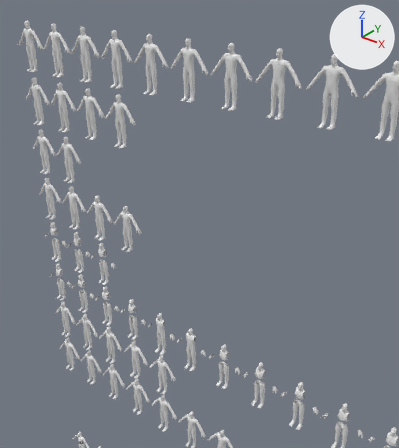
One commit to the Blender file Attires/Attires_ALL.blend: the scene before it, then after it.
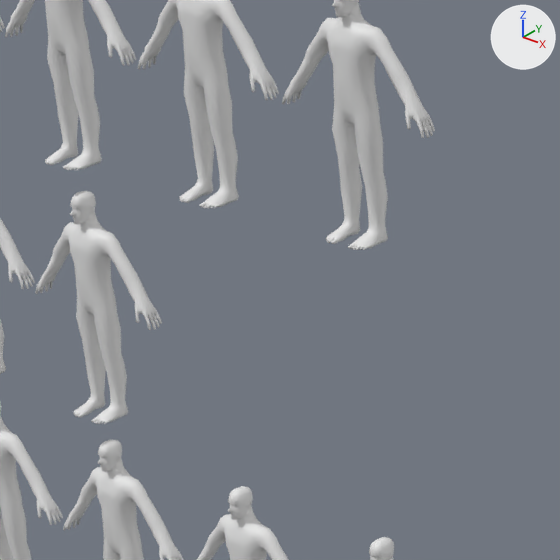
Old and new are each drawn from a 50 mm camera at (17.95, -12.56, 29.86) aimed at (6.57, 1.66, 21.04) and again close up on the part from 12% to 40% of the width and 22% to 47% of the height. Arrows for +X, +Y and +Z are at upper right; the lights stay in place. The first two pictures are the older version.

Names of what the first close-up shows: 'PlayerModel.073', 'PlayerModel.074', 'PlayerModel.086', 'PlayerModel.087', 'PlayerModel.088', 'PlayerModel.089', 'PlayerModel.090', 'PlayerModel.094' and 1 more.
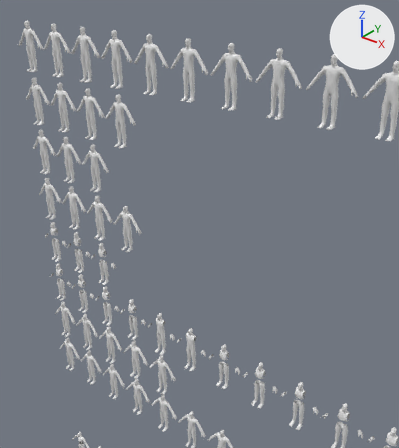
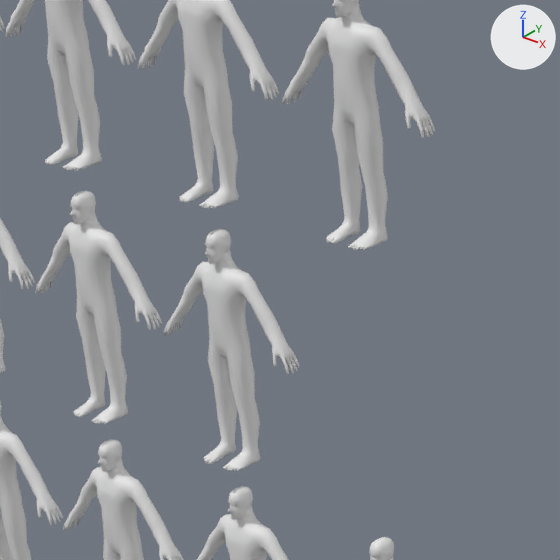
The edits, one by one:
Object 'PlayerModel.095' (ob_playermodel_095) is new; it shows me_cube_008.
Its location is (3.0, 0.0, 22.0).
It gains a MIRROR modifier named 'Mirror'.
Modifier setting: use_clip = True.

Pixel boxes (x1, y1, x2, y2) of what changed, in the close-ups (560 x 560 px):
'PlayerModel.095', added: after (164, 229, 300, 471)
